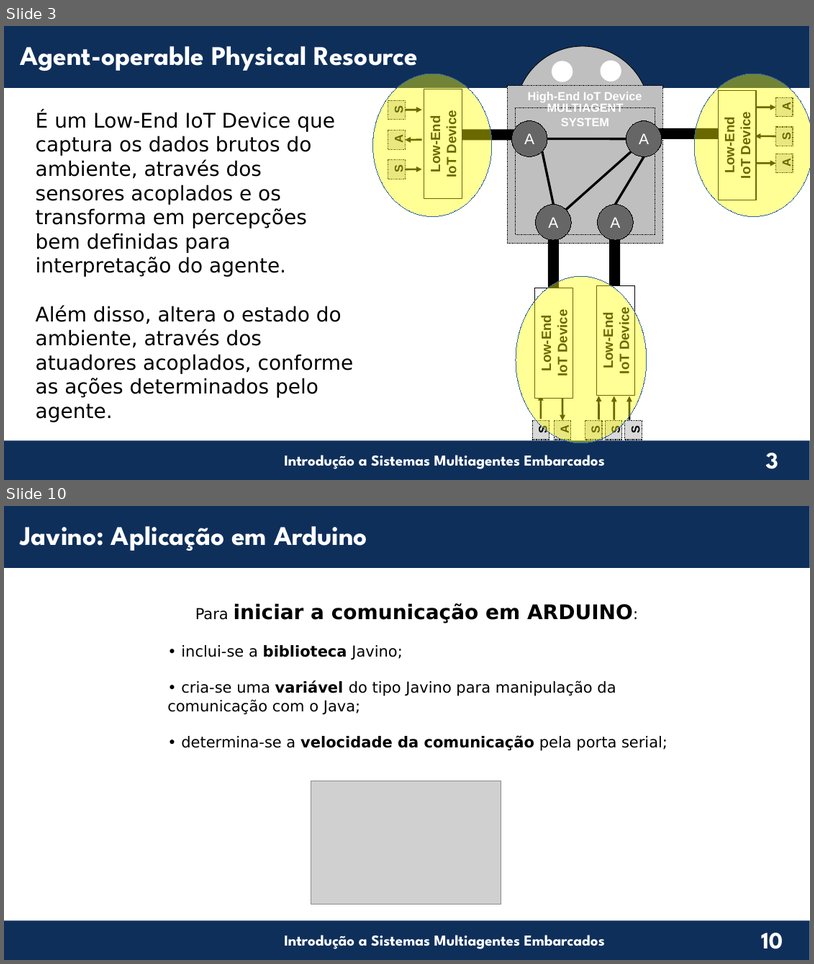
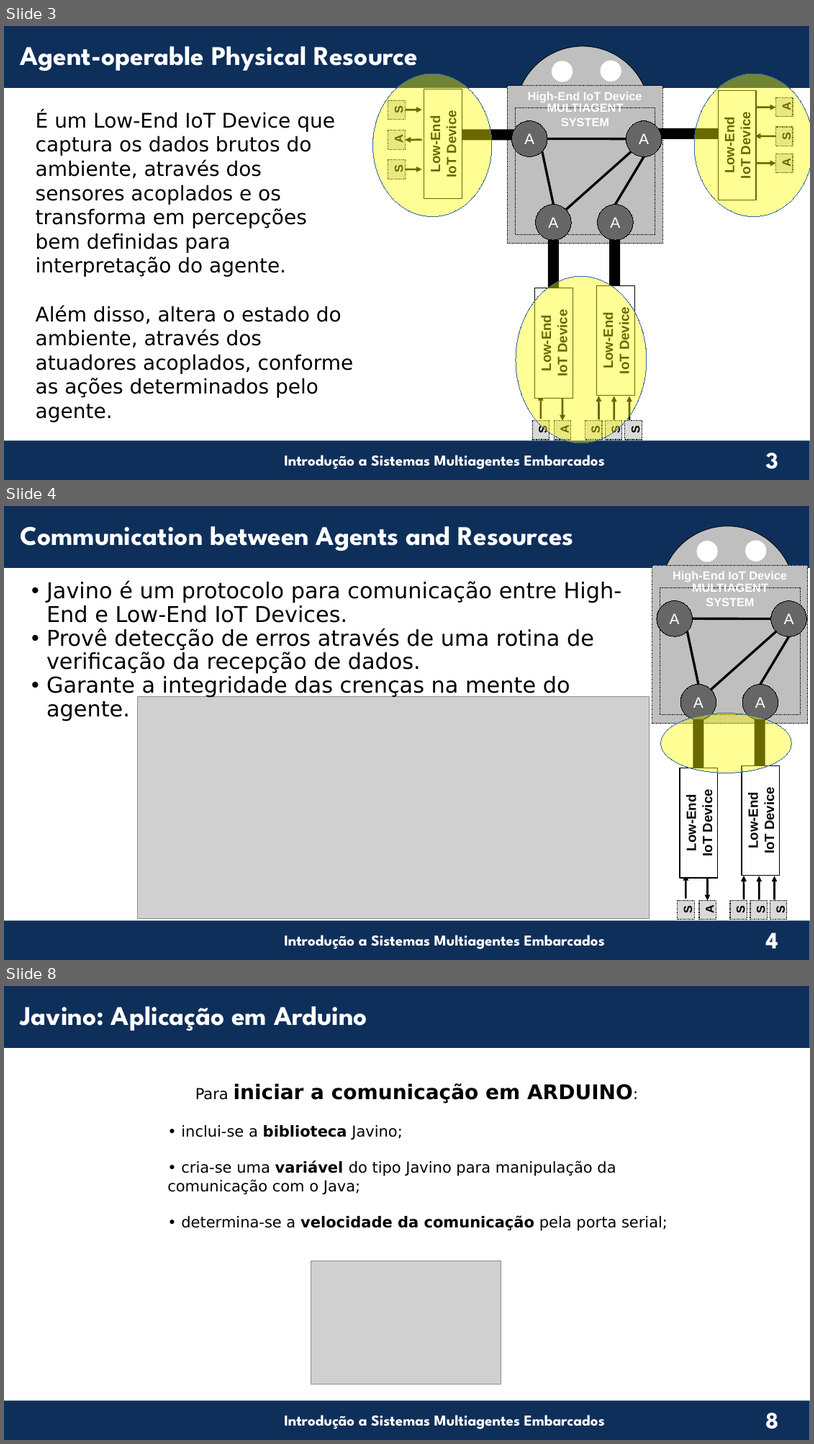
Before and after one commit to chon-group/distributedAndEmbeddedAI, a slide deck: course/11-PhysicalResource/AgentOperablePhysicalResource_20240609.odp. Shown one above the other, each under a label of ours: slides 3 and 10 before the commit, slides 3, 4 and 8 after it; the slides between them are not shown. The pictures are 814x964 and 814x1444 pixels, drawn with LibreOffice and Linux fonts; fonts in the diff are those of the drawing; grey boxes stand for pictures; background and template pictures are left out. Boxes give left, top, right and bottom in pixels: in the first picture for what was removed or moved away, otherwise in the second. Text is boxed around its words. In the diff, an @@ line names an element or a change of style, - is before the commit and + after.

Commit message:
adjusting javino's slides

```diff
--- a/course/11-PhysicalResource/AgentOperablePhysicalResource_20240609.odp
+++ b/course/11-PhysicalResource/AgentOperablePhysicalResource_20240609.odp
@@ slide 4 added at [4, 506, 810, 960], background #FFFFFF; not listed: 4 template elements that a slide beside it also shows @@
@@ text added at [20, 526, 574, 551], 32 pt, text #FFFFFF, bold @@
+Communication between Agents and Resources
@@ freeform shape added at [661, 526, 795, 662], fill #BFBFBF, outline #000000 0.74 pt @@
@@ freeform shape added at [697, 541, 718, 561], fill #FFFFFF @@
@@ freeform shape added at [746, 541, 767, 561], fill #FFFFFF @@
@@ freeform shape added at [653, 565, 808, 723], fill #BFBFBF, outline #000000 0.99 pt, 14 pt, text #FFFFFF, bold @@
+High-End IoT Device
@@ text added at [46, 581, 622, 721], 26 pt, text #000000 @@
+• Javino é um protocolo para comunicação entre High-End e Low-End IoT Devices.
+• Provê detecção de erros através de uma rotina de verificação da recepção de dados.
+• Garante a integridade das crenças na mente do agente.
@@ freeform shape added at [661, 587, 801, 715], fill #BFBFBF, outline #000000 0.99 pt, 14 pt, text #FFFFFF, bold @@
+MULTIAGENT SYSTEM
@@ ellipse added at [657, 601, 693, 636], fill #666666, outline #000000 0 pt, 18 pt, text #FFFFFF @@
+A
@@ ellipse added at [772, 601, 808, 636], fill #666666, outline #000000 0 pt, 18 pt, text #FFFFFF @@
+A
@@ line added from (699, 684) to (687, 631), #000000 2.83 pt @@
@@ line added from (693, 618) to (772, 618), #000000 2.83 pt @@
@@ line added from (712, 690) to (777, 631), #000000 2.83 pt @@
@@ line added from (790, 636) to (761, 684), #000000 2.83 pt @@
@@ picture added at [137, 697, 649, 918] @@
@@ ellipse added at [681, 684, 717, 720], fill #666666, outline #000000 0 pt, 18 pt, text #FFFFFF @@
+A
@@ ellipse added at [743, 684, 779, 720], fill #666666, outline #000000 0 pt, 18 pt, text #FFFFFF @@
+A
@@ ellipse added at [661, 713, 792, 773], fill #FFFF00 at 41% opacity, outline #3465A4 0 pt @@
@@ freeform shape added at [685, 714, 713, 812], fill #000000 @@
@@ freeform shape added at [746, 715, 774, 813], fill #000000 @@
@@ freeform shape added at [680, 768, 718, 878], fill #FFFFFF, outline #000000 0.99 pt, 16 pt, text #000000, bold @@
+Low-End
+IoT Device
@@ freeform shape added at [742, 765, 780, 875], fill #FFFFFF, outline #000000 0.99 pt, 16 pt, text #000000, bold @@
+Low-End
+IoT Device
@@ freeform shape added at [686, 875, 686, 898], outline #000000 2.24 pt @@
@@ freeform shape added at [708, 877, 708, 900], outline #000000 2.24 pt @@
@@ freeform shape added at [744, 875, 744, 899], outline #000000 2.24 pt @@
@@ freeform shape added at [759, 876, 759, 900], outline #000000 2.24 pt @@
@@ freeform shape added at [775, 876, 775, 900], outline #000000 2.24 pt @@
@@ freeform shape added at [678, 900, 694, 919], fill #D9D9D9, outline #000000 0.99 pt, 14 pt, text #000000, bold @@
+S
@@ freeform shape added at [700, 900, 716, 919], fill #D9D9D9, outline #000000 0.99 pt, 14 pt, text #000000, bold @@
+A
@@ freeform shape added at [730, 900, 747, 919], fill #D9D9D9, outline #000000 0.99 pt, 14 pt, text #000000, bold @@
+S
@@ freeform shape added at [751, 900, 768, 919], fill #D9D9D9, outline #000000 0.99 pt, 14 pt, text #000000, bold @@
+S
@@ freeform shape added at [770, 900, 787, 919], fill #D9D9D9, outline #000000 0.99 pt, 14 pt, text #000000, bold @@
+S
@@ what was slide 10 is now slide 8 @@
@@ page number at [766, 1412, 779, 1429]: text changed @@
-10
+8
```
Also in this commit, not shown: 3 other slides added, 6 slides removed.
